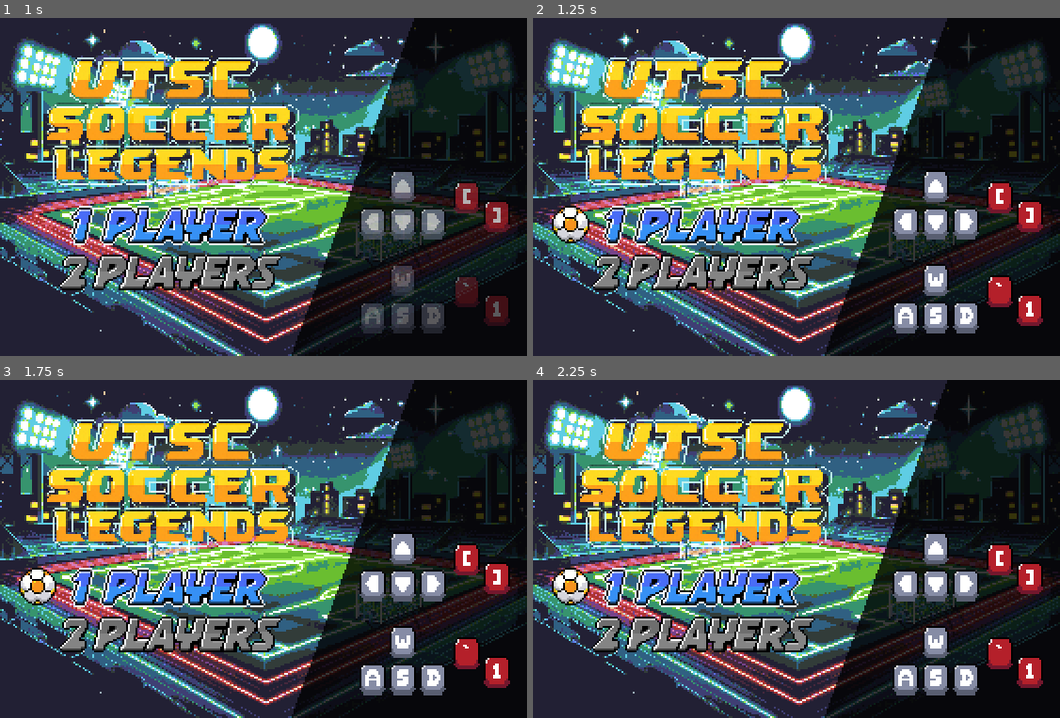
Above: before the commit, frames 1-4 (two rows, left to right).
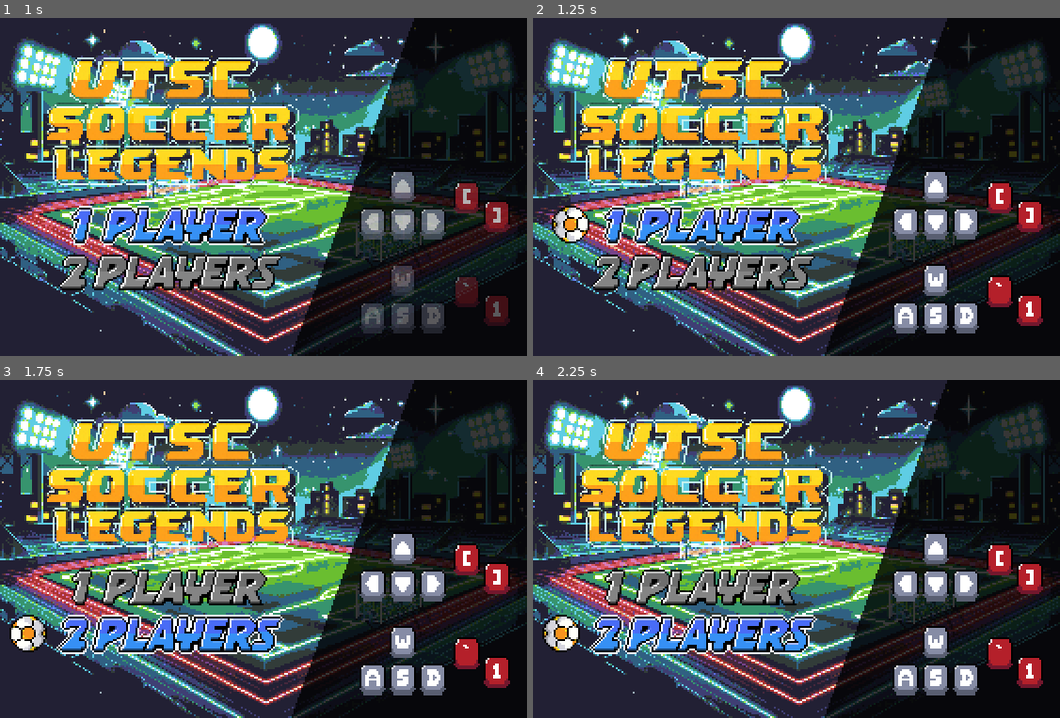
Above: after the commit, the same moments.

Repository: Biotrack-Developers-UTSC/UTSC-Soccer-Legends
Game: Godot game, scene res://scenes/screens/main_menu/main_menu_screen.tscn
The game is run twice, just before and just after one commit, with the same random seed, the same clock (stepped at 60 frames per second) and the same inputs. This scene is started directly instead of the project's main scene.
Inputs:
- Up to frame 1 (1 s): hold Right (p1_right) from 0.53 s (still down); tap Shift (p1_pass) at 0.6 s
- Up to frame 2 (1.25 s): keep holding Right (p1_right)
- Up to frame 3 (1.75 s): release Right (p1_right) at 1.28 s; hold Down (p1_down) from 1.28 s (still down); tap Ctrl (p1_shoot) at 1.35 s
- Up to frame 4 (2.25 s): tap Enter at 2 s; release Down (p1_down) at 2.03 s; hold Right (p1_right) from 2.03 s (still down); tap S (p2_down) at 2.1 s

Frame 1 is identical in both runs. In frame 2, 0.3% of the frame differs, in the area x 3-11%, y 56-67%; in frame 3, 6.4%, in the area x 1-54%, y 55-82%; in frame 4, 6.4%.

Commit message:
Commit: Menu de inicio mejorado con cambios en DATALOADER.

Diff:
--- a/scenes/characters/player.gd
+++ b/scenes/characters/player.gd
@@ -9,7 +9,7 @@
 	ControlScheme.P1: preload("res://assets/art/props/1p.png"),
 	ControlScheme.P2: preload("res://assets/art/props/2p.png"),
 }
-const COUNTRIES := ["DEFAULT", "FRANCE", "ARGENTINA", "BRAZIL", "ENGLAND", "GERMANY", "ITALY", "SPAIN", "USA"]
+
 const GRAVITY := 8.0
 const WALK_ANIM_THRESHOLD := 0.6
 
@@ -74,8 +74,9 @@
 
 func set_shader_properties() -> void:
 	player_sprite.material.set_shader_parameter("skin_color", skin_color)
-	var country_color := COUNTRIES.find(country)
-	country_color = clampi(country_color, 0, COUNTRIES.size() - 1)
+	var countries := DataLoader.get_countries()
+	var country_color := countries.find(country)
+	country_color = clampi(country_color, 0, countries.size() - 1)
 	player_sprite.material.set_shader_parameter("team_color", country_color)
 
 func initialize(context_position: Vector2, context_kickoff_position: Vector2, context_ball: Ball, context_own_goal: Goal, context_target_goal: Goal, context_player_data: PlayerResource, context_country: String) -> void:
--- /dev/null
+++ b/scenes/screens/main_menu/main_menu_screen.gd
@@ -0,0 +1,48 @@
+class_name MainMenuScreen
+extends Control
+
+const MENU_TEXTURES := [
+	[preload("res://assets/art/ui/mainmenu/1-player.png"), preload("res://assets/art/ui/mainmenu/1-player-selected.png")],
+	[preload("res://assets/art/ui/mainmenu/2-players.png") , preload("res://assets/art/ui/mainmenu/2-players-selected.png")]
+]
+
+@onready var selectable_menu_nodes : Array[TextureRect] = [%SinglePlayerTexture, %TwoPlayerTexture]
+@onready var selection_icon : TextureRect = %SelectionIcon
+
+var current_selected_index := 0
+var is_active := false
+
+func _ready() -> void:
+	refresh_ui()
+
+func _process(_delta: float) -> void:
+	if is_active:
+		if KeyUtils.is_action_just_pressed(Player.ControlScheme.P1, KeyUtils.Action.UP):
+			change_selected_index(current_selected_index - 1)
+		elif KeyUtils.is_action_just_pressed(Player.ControlScheme.P1, KeyUtils.Action.DOWN):
+			change_selected_index(current_selected_index + 1)
+		elif KeyUtils.is_action_just_pressed(Player.ControlScheme.P1, KeyUtils.Action.SHOOT):
+			submit_selection()
+
+func refresh_ui() -> void:
+	for i in range(selectable_menu_nodes.size()):
+		if current_selected_index == i:
+			selectable_menu_nodes[i].texture = MENU_TEXTURES[i][1]
+			selection_icon.position = selectable_menu_nodes[i].position + Vector2.LEFT * 25
+		else:
+			selectable_menu_nodes[i].texture = MENU_TEXTURES[i][0]
+
+func change_selected_index(new_index) -> void:
+	current_selected_index = clamp(new_index, 0, selectable_menu_nodes.size() - 1)
+	SoundPlayer.play(SoundPlayer.Sound.UI_NAV)
+	refresh_ui()
+
+func submit_selection() -> void:
+	SoundPlayer.play(SoundPlayer.Sound.UI_SELECT)
+	var country_default := DataLoader.get_countries()[1]
+	var player_two := "" if current_selected_index == 0 else country_default
+	GameManager.player_setup = [country_default, player_two]
+
+func on_set_active() -> void:
+	refresh_ui()
+	is_active = true
--- a/scenes/screens/main_menu/main_menu_screen.tscn
+++ b/scenes/screens/main_menu/main_menu_screen.tscn
@@ -1,5 +1,6 @@
-[gd_scene load_steps=15 format=3 uid="uid://i5jl45wd163d"]
-
+[gd_scene load_steps=16 format=3 uid="uid://i5jl45wd163d"]
+
+[ext_resource type="Script" uid="uid://i0r8ca0yct70" path="res://scenes/screens/main_menu/main_menu_screen.gd" id="1_ai35v"]
 [ext_resource type="Texture2D" uid="uid://d3xmswxt2sphp" path="res://assets/art/ui/mainmenu/menu-background.png" id="1_vkt5c"]
 [ext_resource type="Texture2D" uid="uid://b5h1s8ps4pg6c" path="res://assets/art/ui/mainmenu/title.png" id="2_mf2mp"]
 [ext_resource type="Texture2D" uid="uid://j1dfwrjsu2y2" path="res://assets/art/ui/mainmenu/menu-mask.png" id="3_lk734"]
@@ -97,6 +98,20 @@
 "update": 0,
 "values": [Color(1, 1, 1, 0), Color(1, 1, 1, 1)]
 }
+tracks/7/type = "method"
+tracks/7/imported = false
+tracks/7/enabled = true
+tracks/7/path = NodePath(".")
+tracks/7/interp = 1
+tracks/7/loop_wrap = true
+tracks/7/keys = {
+"times": PackedFloat32Array(1.2),
+"transitions": PackedFloat32Array(1),
+"values": [{
+"args": [],
+"method": &"on_set_active"
+}]
+}
 
 [sub_resource type="Animation" id="Animation_1h8ap"]
 length = 0.001
@@ -194,6 +209,7 @@
 [sub_resource type="Animation" id="Animation_du1io"]
 resource_name = "rotate"
 length = 0.2
+loop_mode = 1
 step = 0.05
 tracks/0/type = "value"
 tracks/0/imported = false
@@ -236,6 +252,7 @@
 anchor_bottom = 1.0
 grow_horizontal = 2
 grow_vertical = 2
+script = ExtResource("1_ai35v")
 
 [node name="Background" type="TextureRect" parent="."]
 layout_mode = 0
@@ -294,6 +311,7 @@
 texture = ExtResource("5_fa0uo")
 
 [node name="SinglePlayerTexture" type="TextureRect" parent="Background"]
+unique_name_in_owner = true
 layout_mode = 1
 offset_left = 35.0
 offset_top = 100.0
@@ -303,6 +321,7 @@
 stretch_mode = 2
 
 [node name="TwoPlayerTexture" type="TextureRect" parent="Background"]
+unique_name_in_owner = true
 layout_mode = 1
 offset_left = 30.0
 offset_top = 125.0
@@ -312,6 +331,7 @@
 stretch_mode = 2
 
 [node name="SelectionIcon" type="TextureRect" parent="Background"]
+unique_name_in_owner = true
 layout_mode = 0
 offset_left = 10.0
 offset_top = 100.0
@@ -331,3 +351,4 @@
 libraries = {
 &"": SubResource("AnimationLibrary_nawi7")
 }
+autoplay = "rotate"
--- a/utils/data_loader.gd
+++ b/utils/data_loader.gd
@@ -1,5 +1,6 @@
 extends Node
 
+var countries : Array[String] = ["DEFAULT"]
 var squads : Dictionary [String, Array]
 
 func _init() -> void:
@@ -12,6 +13,7 @@
 		printerr("could not parse squads.json")
 	for team in json.data:
 		var country_name := team["country"] as String
+		countries.append(country_name)
 		var players := team["players"] as Array
 		if not squads.has(country_name):
 			squads.set(country_name, [])
@@ -30,3 +32,6 @@
 	if squads.has(country):
 		return squads[country]
 	return []
+
+func get_countries() -> Array[String]:
+	return countries
Not shown, added: scenes/screens/main_menu/main_menu_screen.gd.uid
